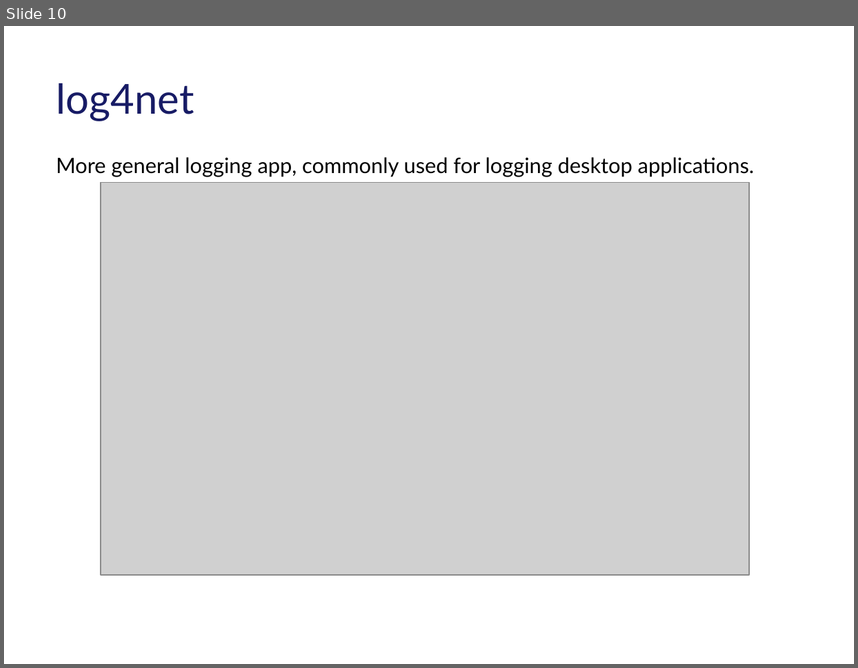
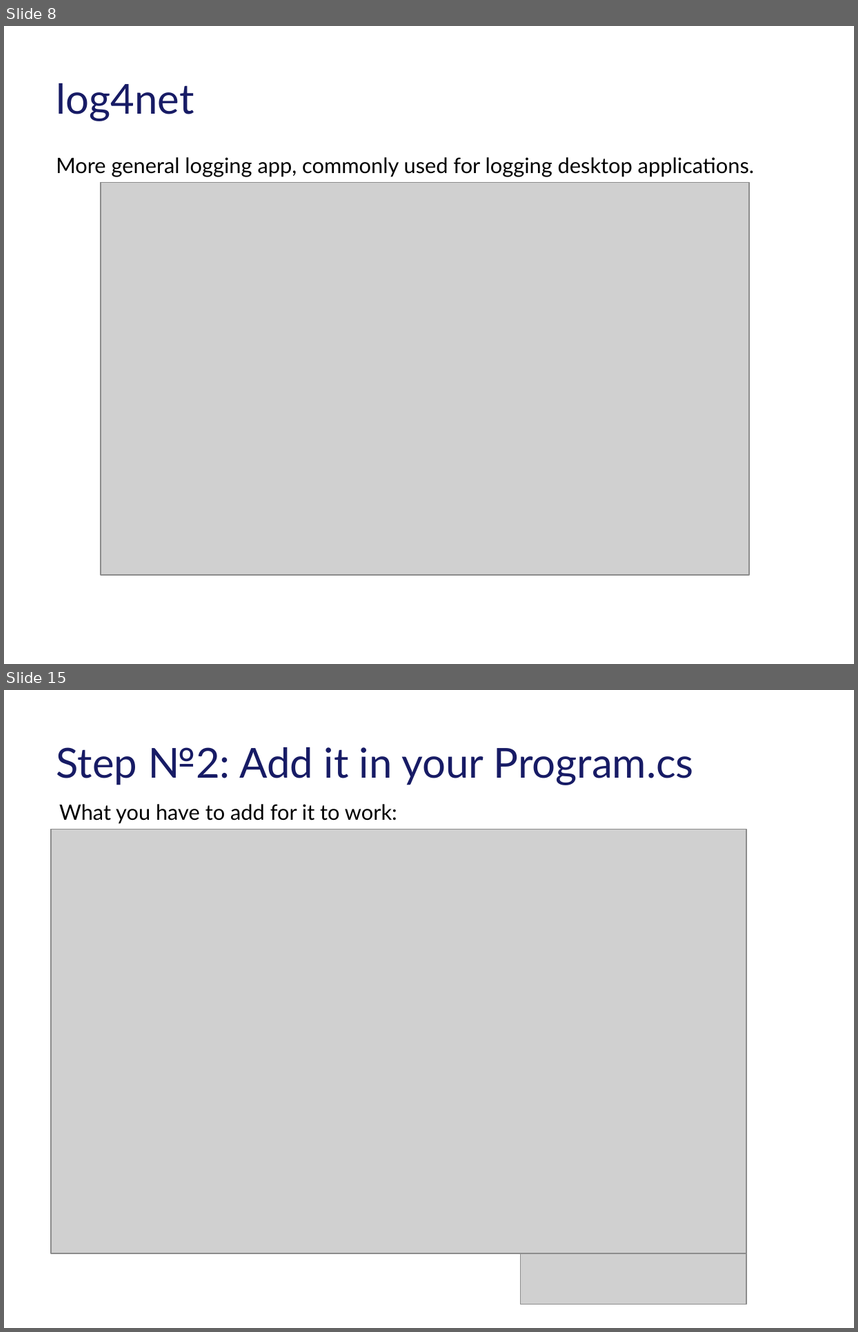
Before and after one commit to tarasiscom/Lv-273, a slide deck: education/Exception_Handling_In_Core_Puhach_Ivan.pptx. Shown one above the other, each under a label of ours: slide 10 before the commit, slides 8 and 15 after it; the slides between them are not shown. The pictures are 858x668 and 858x1332 pixels, drawn with LibreOffice and Linux fonts; fonts in the diff are those of the drawing; grey boxes stand for pictures; background and template pictures are left out. Boxes give left, top, right and bottom in pixels: in the first picture for what was removed or moved away, otherwise in the second. Text is boxed around its words. In the diff, an @@ line names an element or a change of style, - is before the commit and + after.

```diff
--- a/education/Exception_Handling_In_Core_Puhach_Ivan.pptx
+++ b/education/Exception_Handling_In_Core_Puhach_Ivan.pptx
@@ slide 15 added at (4, 690, 854, 1328), background #FFFFFF @@
@@ title added at (56, 747, 694, 785), 35 pt, text #171B65 @@
+Step №2: Add it in your Program.cs
@@ text added at (59, 804, 397, 824), 18 pt, text #000000 @@
+What you have to add for it to work:
@@ picture added at (51, 829, 746, 1253) @@
@@ picture added at (521, 1254, 747, 1305) @@
@@ what was slide 10 is now slide 8 @@
```
Also in this commit, not shown: 2 slides changed, 8 other slides added, 2 slides removed.
